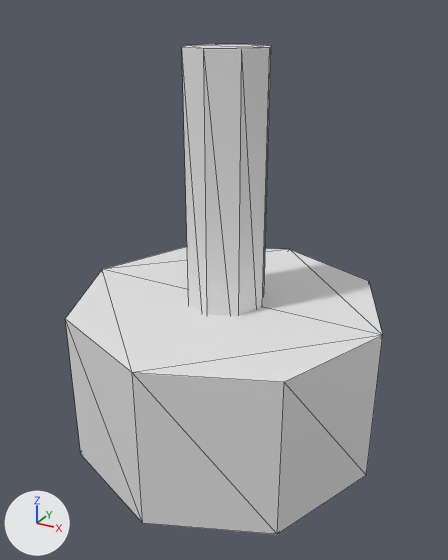
What one commit did to the glTF model assets/models/toggle_switch.glb.
The view is the same before and after, from a 50 mm lens placed at (0.17, -0.314, 0.219), pointed at (0.001, -0.006, 0.066). The axes (+X, +Y, +Z) are drawn at lower left. The lights are the same throughout. Mesh edges are drawn as thin lines. Vertices at the same position are counted once.

Names of what the first picture shows: 'ToggleSwitchBase', 'ToggleSwitchFlick'.
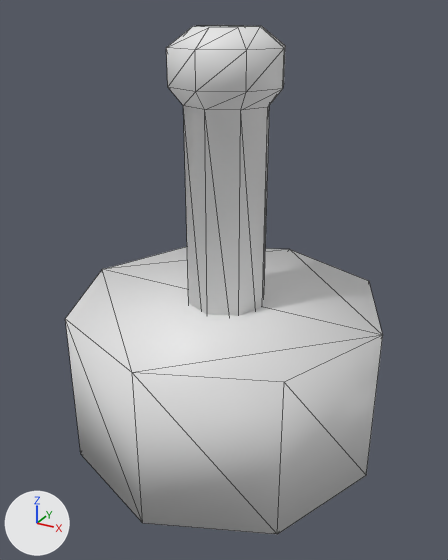
The newer file is also rescaled (x0.33) as a whole; pictures and numbers use the older file's frame.

The change in detail:
Material 'MetalLight' (mat_metallight) is new.
Its base color is (0.8, 0.8, 0.8) (white #e7e7e7).
me_toggleswitchbase has 16 vertices, 28 faces and spans x -0.1..0.1, y -0.1..0.1, z -0.05..0.05.
me_toggleswitchbase is used by ob_toggleswitchbase; location (0.0, 0.0, 0.0).
me_toggleswitchbase part 1: all faces are now shaded smooth (28 of 28 changed).
me_toggleswitchflick is used by ob_toggleswitchflick; location (0.0, 0.0, 0.0).
me_toggleswitchflick had 16 vertices, 28 faces and spanned x -0.025..0.025, y -0.025..0.025, z 0.0..0.2.
me_toggleswitchflick no longer uses material mat_metalsurface (white #e7e7e7).
me_toggleswitchflick now has 40 vertices, 76 faces and spans x -0.033..0.033, y -0.033..0.033, z 0.0..0.21.
Part 2, on me_toggleswitchflick:
2 vertices are removed from x -0.025..0.025, y 0.0, z 0.2.
12 faces are deleted.
6 vertices in x -0.018..0.018, y -0.025..0.025, z 0.2 move by (0.0, 0.0, -0.03).
18 vertices are added at x -0.033..0.033, y -0.033..0.033, z 0.17..0.21.
8 new vertices lie (0.0, 0.0, 0.02) away from vertices in x -0.033..0.033, y -0.033..0.033, z 0.18.
60 new faces join them.
me_toggleswitchflick part 3: the surface is now shaded smooth.
me_toggleswitchflick now uses material mat_metallight (white #e7e7e7).

Pixel boxes [x1, y1, x2, y2] of what changed, in the pictures (448 x 560 px):
'ToggleSwitchFlick', reshaped (33% wider, 7% taller)
    before: [182, 44, 271, 316]
    after: [166, 25, 285, 316]
part 1 of me_toggleswitchbase, shading changed
    both: [65, 247, 383, 534]
part 2 of me_toggleswitchflick, built on
    before: [184, 44, 271, 309]
    after: [166, 25, 285, 309]
